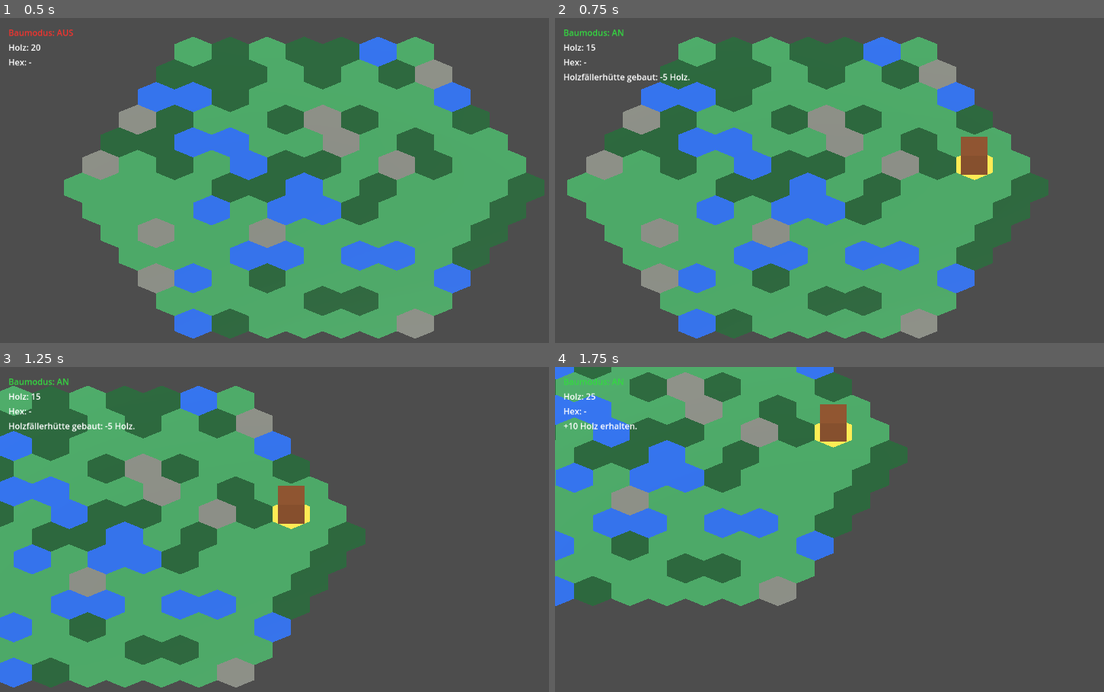
Above: before the commit, frames 1-4 (two rows, left to right).
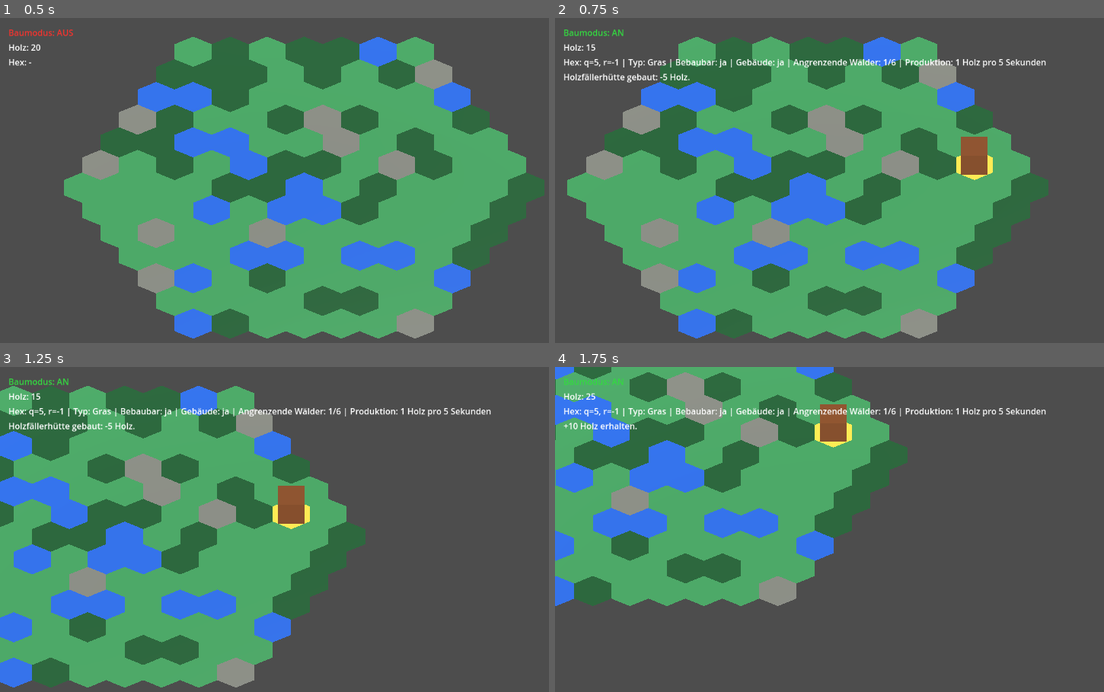
Above: after the commit, the same moments.

Repository: Ranu4922/CodexGame
Game: Godot game, scene res://scenes/Main.tscn
Two runs of this game, one before a commit and one after it. Both use one fixed random seed, a clock stepped at 60 frames per second and the inputs below.
Inputs (mouse positions are in pixels of both pictures, inside the frame that each line leads up to):
- Up to frame 1 (0.5 s): no input
- Up to frame 2 (0.75 s): tap Enter at 0.5 s; move the mouse to (994, 170) at 0.52 s; hold D from 0.53 s (still down); tap B at 0.6 s; click (994, 170) at 0.67 s
- Up to frame 3 (1.25 s): keep holding D
- Up to frame 4 (1.75 s): move the mouse to (736, 555) at 1.27 s; release D at 1.28 s; hold S from 1.28 s (still down); tap R at 1.35 s

Frame 1 is identical in both runs. In frame 2, 0.8% of the frame differs, in the area x 5-90%, y 12-16%; in frame 3, 0.8%; in frame 4, 0.8%.

Commit message:
Show lumberjack production info

Diff:
--- a/scripts/game_world.gd
+++ b/scripts/game_world.gd
@@ -16,15 +16,25 @@
 	_on_wood_changed(hex_grid.wood)
 
 
-func _on_hex_selected(q: int, r: int, tile_type: String, buildable: bool, has_building: bool) -> void:
+func _on_hex_selected(
+	q: int,
+	r: int,
+	tile_type: String,
+	buildable: bool,
+	has_building: bool,
+	adjacent_forests: int,
+	production: int
+) -> void:
 	var buildable_text := "ja" if buildable else "nein"
 	var building_text := "ja" if has_building else "nein"
-	coordinate_label.text = "Hex: q=%d, r=%d | Typ: %s | Bebaubar: %s | Gebäude: %s" % [
+	coordinate_label.text = "Hex: q=%d, r=%d | Typ: %s | Bebaubar: %s | Gebäude: %s | Angrenzende Wälder: %d/6 | Produktion: %d Holz pro 5 Sekunden" % [
 		q,
 		r,
 		tile_type,
 		buildable_text,
-		building_text
+		building_text,
+		adjacent_forests,
+		production
 	]
 
 
